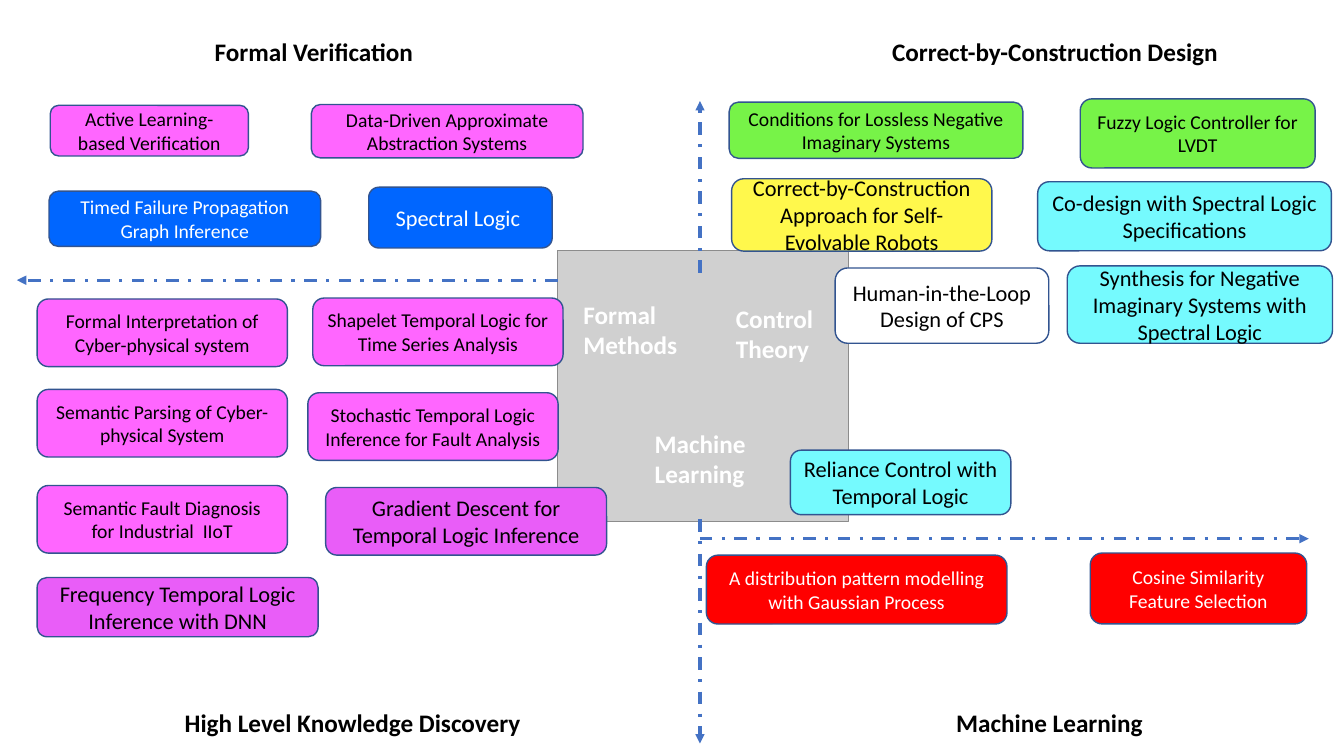
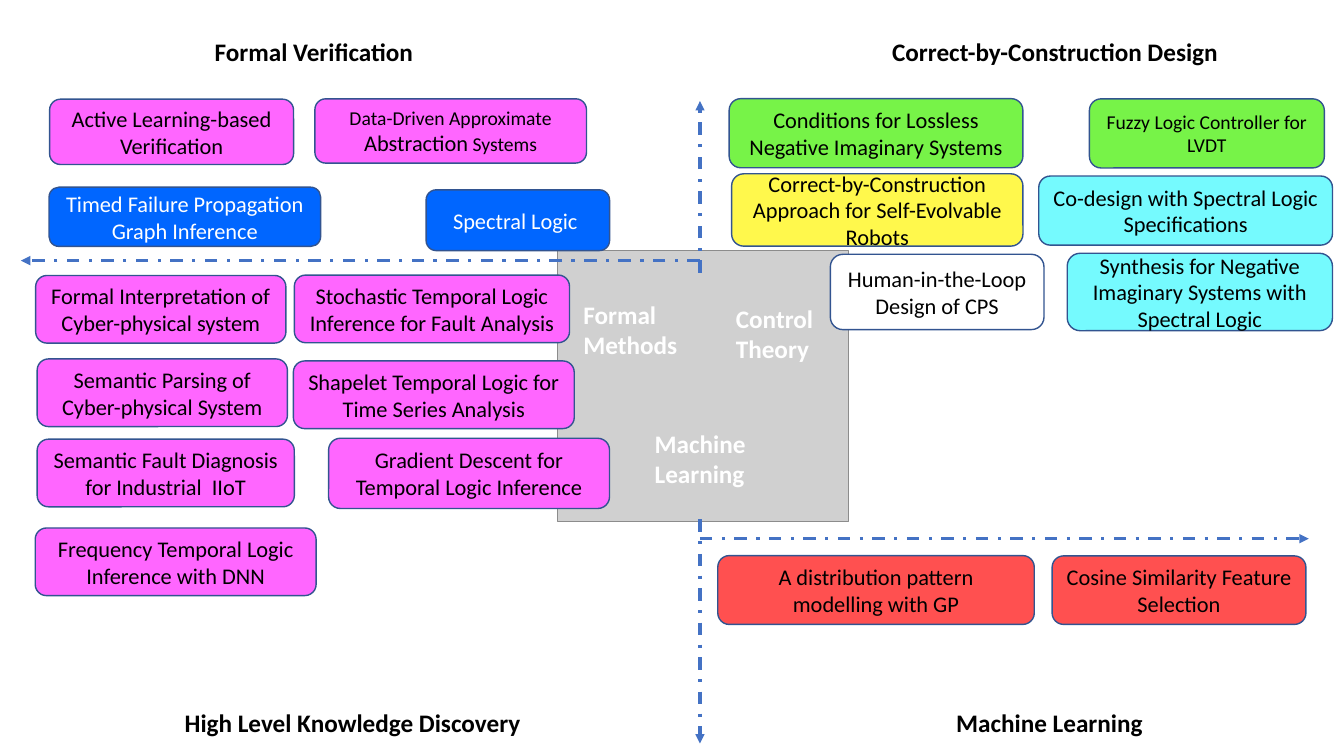
Before and after one commit to Dr-gangchen/dr-gangchen.github.io, a slide deck: slide 2 of project/PIC.pptx. Drawn at 1344x756 pixels with LibreOffice and Linux fonts; fonts in the diff are those of the drawing; grey boxes stand for pictures. Boxes give left, top, right and bottom in pixels: in the first picture for what was removed or moved away, otherwise in the second. Text is boxed around its words. In the diff, an @@ line names an element or a change of style, - is before the commit and + after.

Commit message:
f
df

```diff
--- a/project/PIC.pptx
+++ b/project/PIC.pptx
@@ rounded rectangle "Active Learning-based Verification": place and size @@
-rounded rectangle "Active Learning-based Verification" at box(50, 106, 249, 156)
+rounded rectangle "Active Learning-based Verification" at box(49, 99, 293, 164)
@@ rounded rectangle "Data-Driven Approximate Abstraction Systems": place and size @@
-rounded rectangle "Data-Driven Approximate Abstraction Systems" at box(312, 105, 583, 158)
+rounded rectangle "Data-Driven Approximate Abstraction Systems" at box(315, 99, 586, 163)
@@ rounded rectangle "Data-Driven Approximate Abstraction Systems" at box(315, 99, 586, 163): size 14 to 16 pt in "Abstraction" @@
@@ rounded rectangle "Conditions for Lossless Negative Imaginary ...": place and size @@
-rounded rectangle "Conditions for Lossless Negative Imaginary ..." at box(729, 102, 1022, 158)
+rounded rectangle "Conditions for Lossless Negative Imaginary ..." at box(729, 99, 1022, 168)
@@ rounded rectangle "Fuzzy Logic Controller for LVDT": place and size @@
-rounded rectangle "Fuzzy Logic Controller for LVDT" at box(1081, 99, 1316, 168)
+rounded rectangle "Fuzzy Logic Controller for LVDT" at box(1090, 99, 1325, 168)
@@ rounded rectangle "Correct-by-Construction Approach for Self-Evolvable Robots": place and size @@
-rounded rectangle "Correct-by-Construction Approach for Self-Evolvable Robots" at box(732, 178, 992, 251)
+rounded rectangle "Correct-by-Construction Approach for Self-Evolvable Robots" at box(732, 173, 1023, 246)
@@ rounded rectangle "Co-design with Spectral Logic Specifications": place and size @@
-rounded rectangle "Co-design with Spectral Logic Specifications" at box(1038, 181, 1332, 251)
+rounded rectangle "Co-design with Spectral Logic Specifications" at box(1040, 176, 1333, 246)
@@ rounded rectangle "Timed Failure Propagation Graph Inference": place and size @@
-rounded rectangle "Timed Failure Propagation Graph Inference" at box(49, 192, 321, 247)
+rounded rectangle "Timed Failure Propagation Graph Inference" at box(49, 188, 321, 247)
@@ rounded rectangle "Spectral Logic": place and size @@
-rounded rectangle "Spectral Logic" at box(369, 188, 553, 248)
+rounded rectangle "Spectral Logic" at box(426, 190, 610, 250)
@@ arrow moved from (559, 280) - (17, 280) to (700, 261) - (21, 261) @@
@@ rounded rectangle "Human-in-the-Loop Design of CPS": place and size @@
-rounded rectangle "Human-in-the-Loop Design of CPS" at box(835, 268, 1049, 344)
+rounded rectangle "Human-in-the-Loop Design of CPS" at box(831, 254, 1045, 330)
@@ rounded rectangle "Synthesis for Negative Imaginary Systems ...": place and size @@
-rounded rectangle "Synthesis for Negative Imaginary Systems ..." at box(1068, 266, 1333, 344)
+rounded rectangle "Synthesis for Negative Imaginary Systems ..." at box(1068, 253, 1333, 331)
@@ rounded rectangle "Formal Interpretation of Cyber-physical system": place and size @@
-rounded rectangle "Formal Interpretation of Cyber-physical system" at box(37, 299, 287, 367)
+rounded rectangle "Formal Interpretation of Cyber-physical system" at box(35, 275, 285, 343)
@@ size 14 to 16 pt in 8 elements at box(49, 188, 321, 247), box(729, 99, 1022, 168), box(35, 275, 285, 343), box(37, 359, 287, 426), box(49, 99, 293, 164), box(37, 440, 294, 507), box(293, 361, 575, 429), box(294, 275, 570, 343) @@
@@ rounded rectangle "Stochastic Temporal Logic Inference for ...": place and size @@
-rounded rectangle "Stochastic Temporal Logic Inference for ..." at box(308, 393, 558, 461)
+rounded rectangle "Stochastic Temporal Logic Inference for ..." at box(294, 275, 570, 343)
@@ rounded rectangle "Semantic Parsing of Cyber-physical System": place and size @@
-rounded rectangle "Semantic Parsing of Cyber-physical System" at box(37, 389, 287, 457)
+rounded rectangle "Semantic Parsing of Cyber-physical System" at box(37, 359, 287, 426)
@@ rounded rectangle "Shapelet Temporal Logic for": place and size @@
-rounded rectangle "Shapelet Temporal Logic for" at box(313, 298, 563, 366)
+rounded rectangle "Shapelet Temporal Logic for" at box(293, 361, 575, 429)
@@ rounded rectangle "Semantic Fault Diagnosis for Industrial ...": place and size @@
-rounded rectangle "Semantic Fault Diagnosis for Industrial ..." at box(37, 486, 287, 554)
+rounded rectangle "Semantic Fault Diagnosis for Industrial ..." at box(37, 440, 294, 507)
@@ rounded rectangle "Gradient Descent for Temporal Logic ..." at box(329, 439, 610, 509): fill #E95DF8 to #FF66FF @@
@@ rounded rectangle "Gradient Descent for Temporal Logic ...": place and size @@
-rounded rectangle "Gradient Descent for Temporal Logic ..." at box(326, 488, 607, 556)
+rounded rectangle "Gradient Descent for Temporal Logic ..." at box(329, 439, 610, 509)
@@ rounded rectangle removed at box(790, 451, 1011, 515) @@
-Reliance Control with Temporal Logic
@@ rounded rectangle "Frequency Temporal Logic Inference with ...": place and size @@
-rounded rectangle "Frequency Temporal Logic Inference with ..." at box(37, 578, 319, 637)
+rounded rectangle "Frequency Temporal Logic Inference with ..." at box(35, 528, 317, 596)
@@ rounded rectangle "Frequency Temporal Logic Inference with ..." at box(35, 528, 317, 596): fill #E95DF8 to #FF66FF @@
@@ rounded rectangle "A distribution pattern modelling with ...": place and size @@
-rounded rectangle "A distribution pattern modelling with ..." at box(707, 556, 1007, 624)
+rounded rectangle "A distribution pattern modelling with ..." at box(718, 556, 1034, 624)
@@ rounded rectangle "A distribution pattern modelling with ..." at box(718, 556, 1034, 624): fill #FF0000 to #FF5050 @@
@@ text in rounded rectangle at box(779, 569, 974, 616): text changed; size 14 to 16 pt; text colour #FFFFFF to #000000 @@
-A distribution pattern modelling with Gaussian Process
+A distribution pattern modelling with GP
@@ rounded rectangle "Cosine Similarity Feature Selection": place and size @@
-rounded rectangle "Cosine Similarity Feature Selection" at box(1091, 554, 1308, 624)
+rounded rectangle "Cosine Similarity Feature Selection" at box(1053, 557, 1307, 625)
@@ rounded rectangle "Cosine Similarity Feature Selection" at box(1053, 557, 1307, 625): size 14 to 16 pt, text colour #FFFFFF to #000000; fill #FF0000 to #FF5050 @@
```
